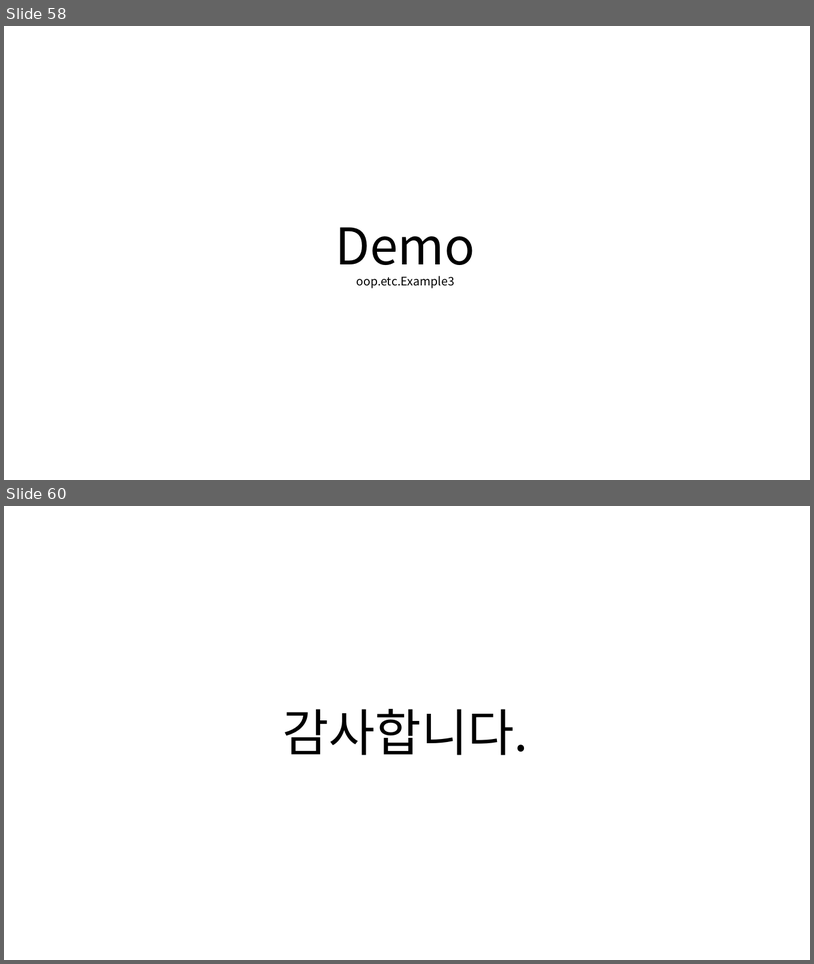
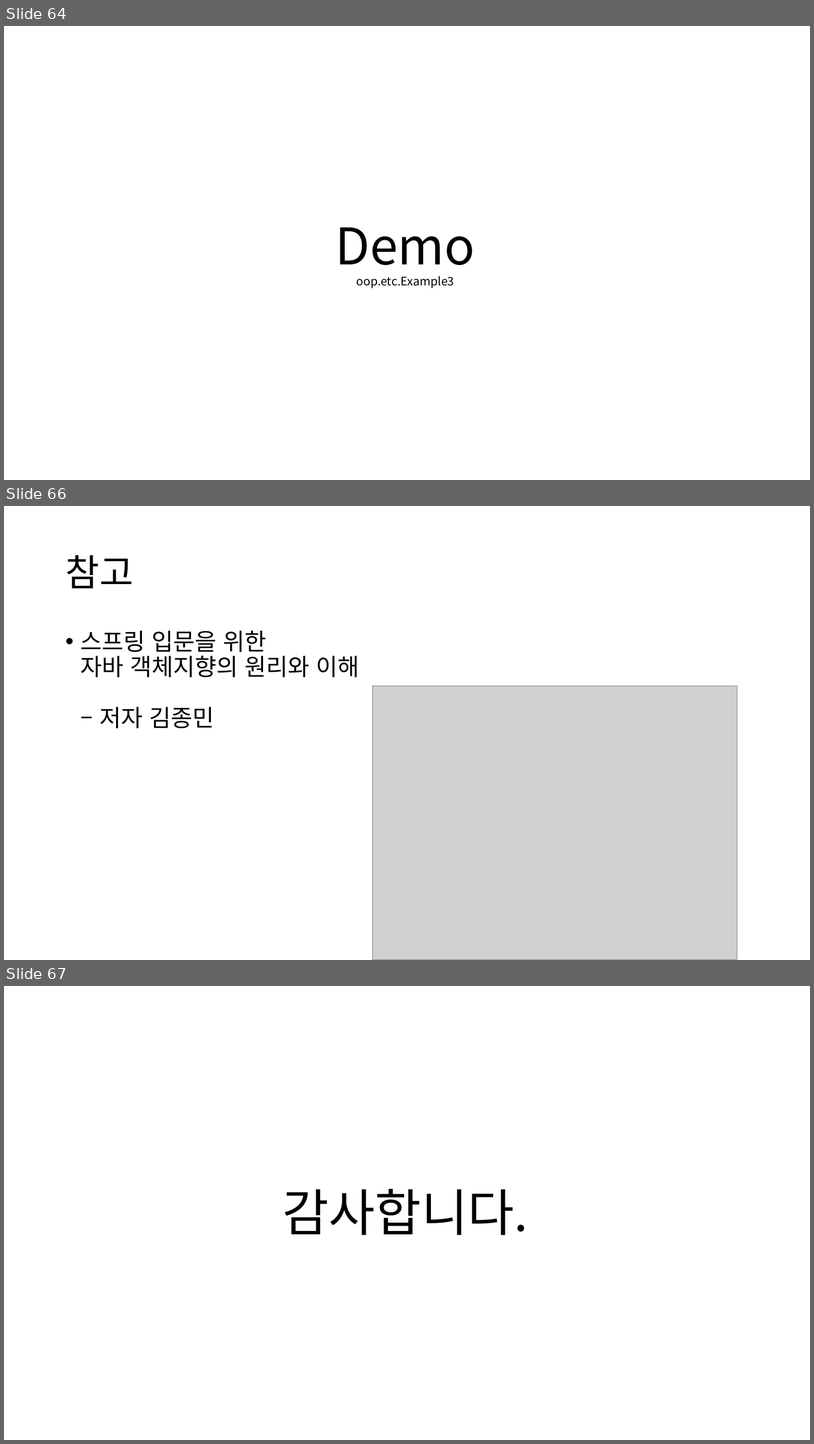
Before and after one commit to YonghoChoi/develop-note, a slide deck: ppt/객체지향 기본.pptx. Shown one above the other, each under a label of ours: slides 58 and 60 before the commit, slides 64, 66 and 67 after it; the slides between them are not shown. The pictures are 814x964 and 814x1444 pixels, drawn with LibreOffice and Linux fonts; fonts in the diff are those of the drawing; grey boxes stand for pictures. Boxes give left, top, right and bottom in pixels: in the first picture for what was removed or moved away, otherwise in the second. Text is boxed around its words. In the diff, an @@ line names an element or a change of style, - is before the commit and + after.

Commit message:
객체지향 발표 자료 보완

```diff
--- a/ppt/객체지향 기본.pptx
+++ b/ppt/객체지향 기본.pptx
@@ slide 66 added at (4, 506, 810, 960), background #FFFFFF @@
@@ title added at (65, 555, 133, 588), 44 pt, text #000000 @@
+참고
@@ text added at (81, 630, 360, 728), 28 pt, text #000000 @@
+• 스프링 입문을 위한
+  자바 객체지향의 원리와 이해
+  – 저자 김종민
@@ picture added at (372, 685, 738, 960) @@
@@ what was slide 58 is now slide 64 @@
@@ what was slide 60 is now slide 67 @@
```
Also in this commit, not shown: 17 slides changed, 6 other slides added.
